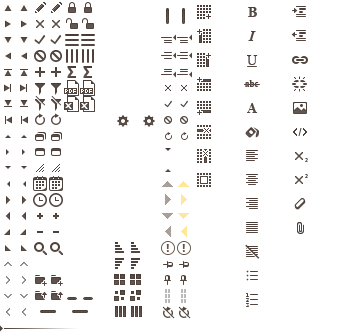
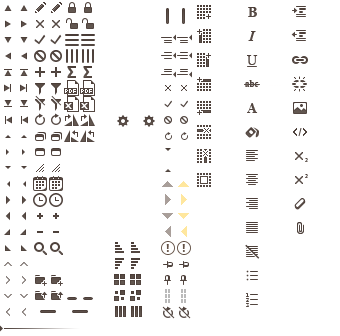
Before/after of a 340px x 336px layered artwork. What changed in the layer stack:
added group "Rotate" with 4 layers above "Export" over [64, 114, 95, 142]
added layer "Rotate CCW hover" in group "Rotate" over [80, 130, 95, 142]
added layer "Rotate CCW" in group "Rotate" over [64, 130, 79, 142]
added layer "Rotate CW hover" in group "Rotate" over [80, 114, 95, 126]
added layer "Rotate CW" in group "Rotate" over [64, 114, 79, 126]
